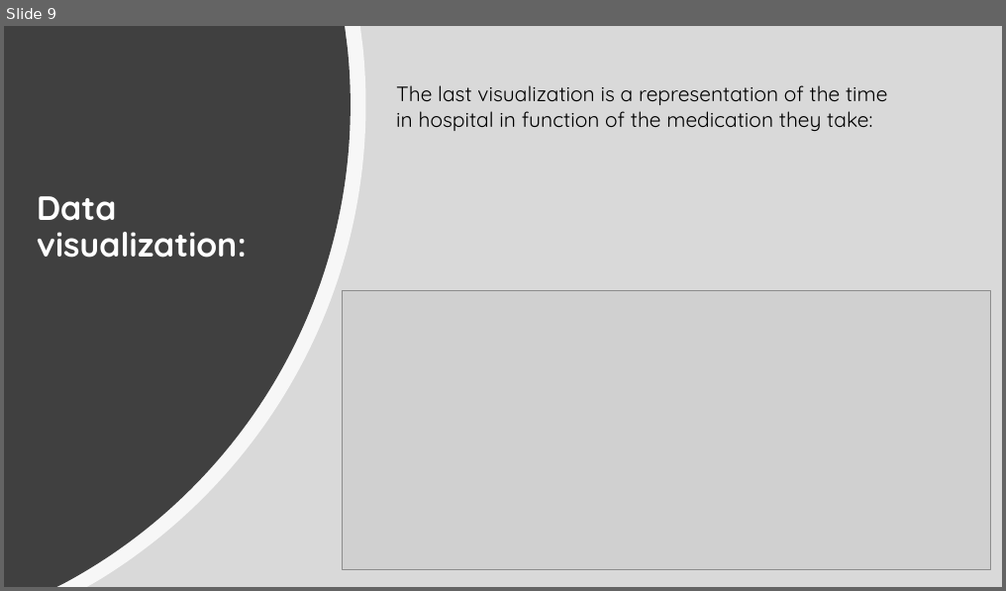
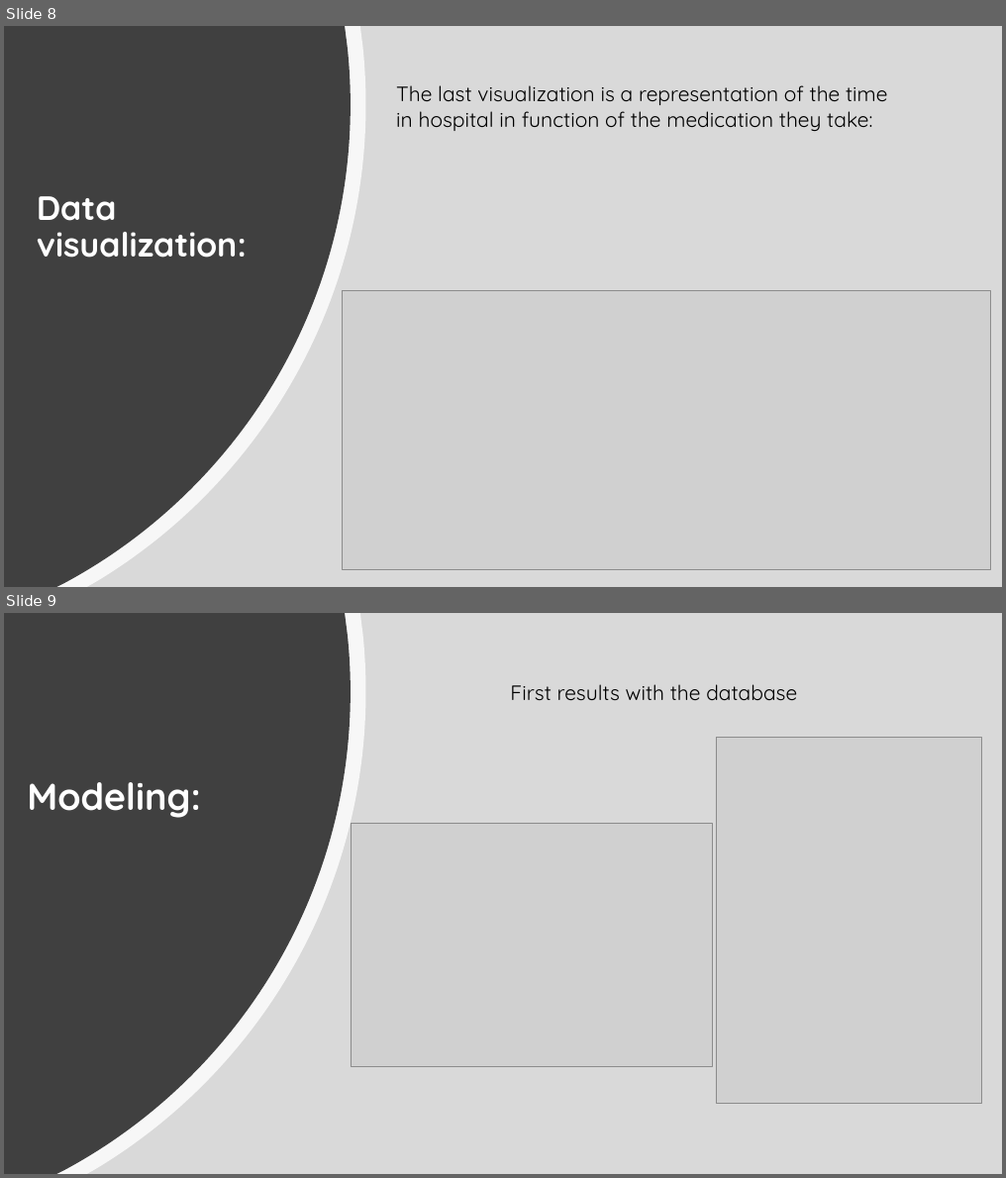
Before and after one commit to Const679/Python-Diabete, a slide deck: Readmission of the Diabetics patients.pptx. Shown one above the other, each under a label of ours: slide 9 before the commit, slides 8 and 9 after it. The pictures are 1006x591 and 1006x1178 pixels, drawn with LibreOffice and Linux fonts; fonts in the diff are those of the drawing; grey boxes stand for pictures. Boxes give left, top, right and bottom in pixels: in the first picture for what was removed or moved away, otherwise in the second. Text is boxed around its words. In the diff, an @@ line names an element or a change of style, - is before the commit and + after.

```diff
--- a/Readmission of the Diabetics patients.pptx
+++ b/Readmission of the Diabetics patients.pptx
@@ slide 9 added at (4,613,1002,1174), background #FFFFFF @@
@@ rectangle added at (4,613,1002,1174), fill #D9D9D9 @@
@@ freeform shape added at (4,613,366,1174), fill #FFFFFF at 80% opacity @@
@@ freeform shape added at (4,613,350,1174), fill #404040 @@
@@ text added at (510,684,797,700), 20 pt, text #000000 @@
+First results with the database
@@ picture added at (716,738,982,1103) @@
@@ title added at (27,782,201,818), 36 pt, text #FFFFFF, bold @@
+Modeling:
@@ picture added at (350,823,712,1066) @@
@@ what was slide 9 is now slide 8 @@
```
Also in this commit, not shown: 4 slides changed, 1 slide removed.
